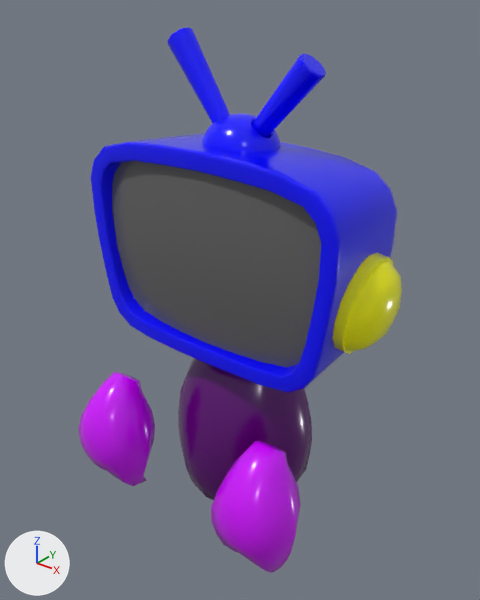
A saved change to the FBX model MS/Assets/Models/Enemy/Ghost Enemy/ghost_main_model.fbx.
Camera for both pictures: a 50 mm lens placed at (0.346, -0.441, 0.515), pointed at (-0.001, -0.007, 0.247). Lighting does not change. The marker at lower left points along +X, +Y and +Z. Where no turn or scale is listed for an object, it has been applied to the vertices.

Names of what the first picture shows: 'body_main', 'ear1', 'flame1', 'hand', 'screen'.
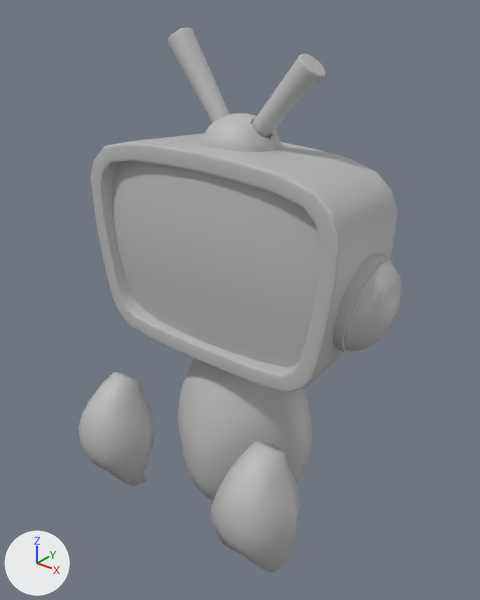
Where the newer file only moved an object's origin or applied its transform, the numbers keep the older frame.

The edits, one by one:
Material 'lambert1' (mat_lambert1) is new.
Its base color is (0.5, 0.5, 0.5) (grey #bcbcbc).
me_mesh_001 has 1944 vertices, 1908 faces and spans x -0.131..0.131, y -0.076..0.076, z -0.136..0.136.
me_mesh_001 no longer uses material mat_blue (blue #0000ff).
me_mesh_001 now uses material mat_lambert1 (grey #bcbcbc).
me_mesh_003 has 250 vertices, 256 faces and spans x -0.071..0.072, y -0.09..0.09, z 0.003..0.193.
me_mesh_003 no longer uses material mat_purple (dark purple #5a006d).
me_mesh_003 now uses material mat_lambert1 (grey #bcbcbc).
me_mesh_004 has 232 vertices, 240 faces and spans x -0.125..0.125, y -0.148..-0.083, z 0.043..0.169.
me_mesh_004 no longer uses material mat_purple_red (purple #d400ff).
me_mesh_004 now uses material mat_lambert1 (grey #bcbcbc).
me_mesh_002 has 184 vertices, 224 faces and spans x -0.153..0.153, y -0.042..0.042, z -0.042..0.042.
me_mesh_002 no longer uses material mat_yellow (yellow #ffff00).
me_mesh_002 now uses material mat_lambert1 (grey #bcbcbc).
me_mesh has 54 vertices, 40 faces and spans x -0.118..0.118, y -0.063..-0.049, z 0.219..0.382.
me_mesh no longer uses material mat_black (dark grey #626262).
me_mesh now uses material mat_lambert1 (grey #bcbcbc).

Where the change shows, as pixel boxes (x1, y1, x2, y2) in the pictures (480 x 600 px):
'flame1', recoloured (blue to grey)
    both: (91, 27, 398, 393)
'screen', recoloured
    both: (112, 161, 321, 368)
'hand', recoloured (purple to grey)
    both: (78, 372, 301, 573)
'body_main', recoloured (purple to grey)
    both: (178, 358, 312, 500)
'ear1', recoloured (yellow to grey)
    both: (332, 253, 402, 354)
